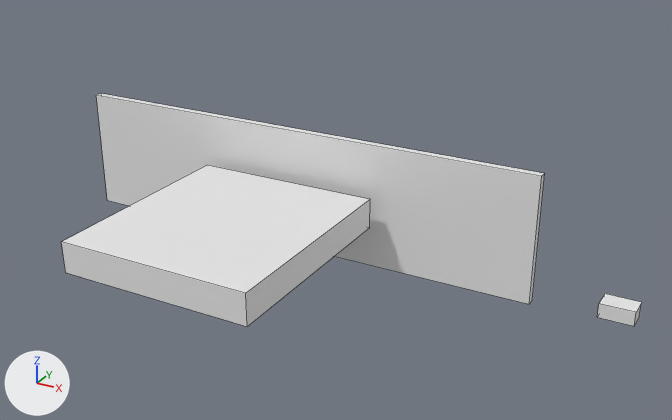
Two versions of the OBJ model examples/recipes/avatar-guide/scene.obj, one commit apart.
One viewpoint serves both versions: a 50 mm lens placed at (4.36, -7.03, 3.43), pointed at (0.98, -0.88, 0.35). The lights are fixed; the arrows at lower left show +X, +Y and +Z. The first picture is the older version. Mesh edges are drawn as thin lines. Where no turn or scale is listed for an object, it has been applied to the vertices.

The first picture shows 'avatar-guide'.
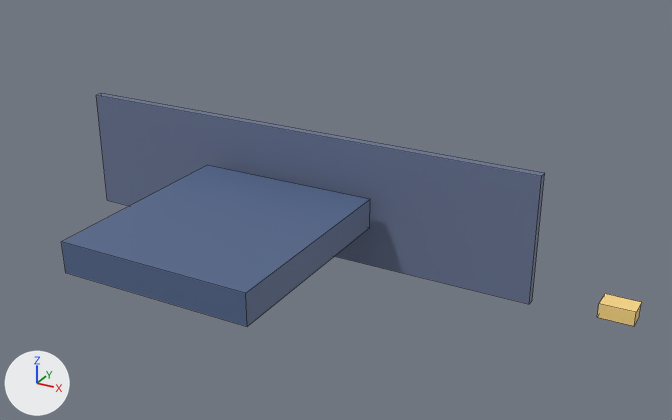
Pixel boxes [x1, y1, x2, y2] of what changed, in the pictures (672 x 420 px):
'avatar-guide', recoloured (white to blue): [62, 93, 641, 327] in both

The change, as a diff of the scene's bpy script:
```diff
--- a/examples/recipes/avatar-guide/scene.obj.py
+++ b/examples/recipes/avatar-guide/scene.obj.py
@@ mat_navy @@
 mat_navy = principled_material('navy')
-mat_navy.base_color = (0.8, 0.8, 0.8)  # white #e7e7e7
+mat_navy.base_color = (0.0863, 0.133, 0.259)  # blue #53668b
 mat_navy.roughness = 1.0
@@ mat_gold @@
 mat_gold = principled_material('gold')
-mat_gold.base_color = (0.8, 0.8, 0.8)  # white #e7e7e7
+mat_gold.base_color = (1.0, 0.71, 0.239)  # yellow #ffdb86
 mat_gold.roughness = 1.0
@@ mat_base @@
 mat_base = principled_material('base')
-mat_base.base_color = (0.8, 0.8, 0.8)  # white #e7e7e7
+mat_base.base_color = (0.137, 0.176, 0.294)  # blue #677494
 mat_base.roughness = 1.0
```
